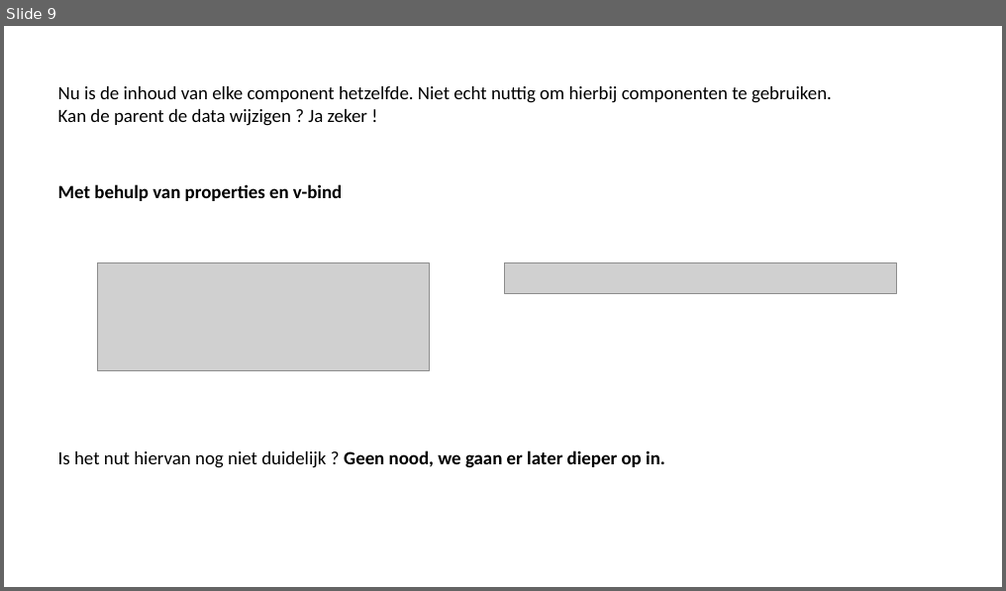
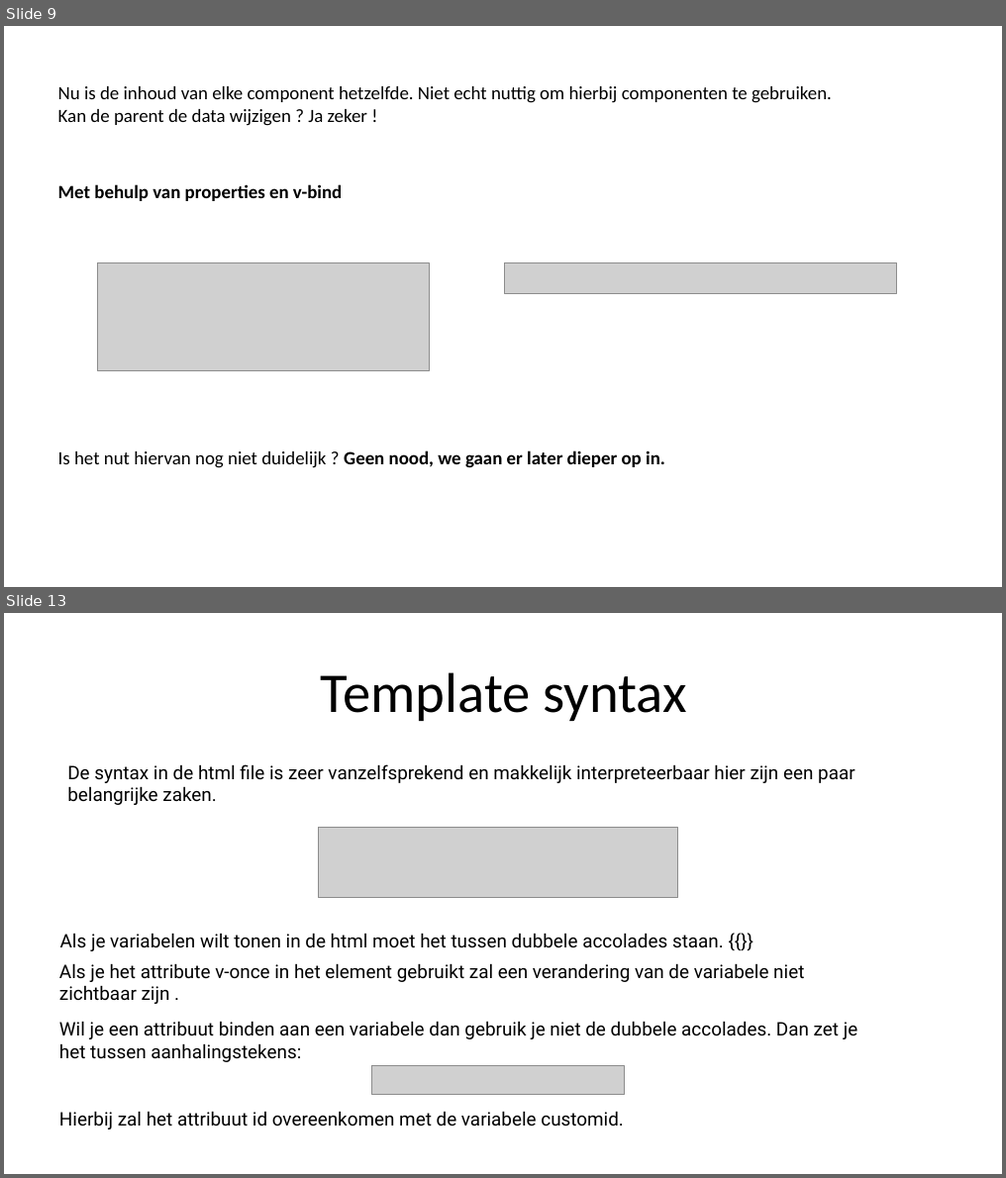
Before and after one commit to sepperenty/web-research-3, a slide deck: newTech/slideshow.pptx. Shown one above the other, each under a label of ours: slide 9 before the commit, slides 9 and 13 after it; the slides between them are not shown. The pictures are 1006x591 and 1006x1178 pixels, drawn with LibreOffice and Linux fonts; fonts in the diff are those of the drawing; grey boxes stand for pictures. Boxes give left, top, right and bottom in pixels: in the first picture for what was removed or moved away, otherwise in the second. Text is boxed around its words. In the diff, an @@ line names an element or a change of style, - is before the commit and + after.

```diff
--- a/newTech/slideshow.pptx
+++ b/newTech/slideshow.pptx
@@ slide 13 added at [4,613,1002,1174], background #FFFFFF @@
@@ text added at [321,672,687,721], 54 pt, text #000000 @@
+Template syntax
@@ text added at [67,764,855,805], 18 pt, text #000000 @@
+De syntax in de html file is zeer vanzelfsprekend en makkelijk interpreteerbaar hier zijn een paar belangrijke zaken.
@@ picture added at [319,828,678,897] @@
@@ text added at [60,933,724,952], 18 pt, text #000000 @@
+Als je variabelen wilt tonen in de html moet het tussen dubbele accolades staan. {{}}
@@ text added at [59,963,804,1004], 18 pt, text #000000 @@
+Als je het attribute v-once in het element gebruikt zal een verandering van de variabele niet zichtbaar zijn .
@@ text added at [59,1021,858,1062], 18 pt, text #000000 @@
+Wil je een attribuut binden aan een variabele dan gebruik je niet de dubbele accolades. Dan zet je het tussen aanhalingstekens:
@@ picture added at [371,1066,625,1095] @@
@@ text added at [59,1111,624,1130], 18 pt, text #000000 @@
+Hierbij zal het attribuut id overeenkomen met de variabele customid.
```
Also in this commit, not shown: 1 slide changed, 3 other slides added, 2 other files.
